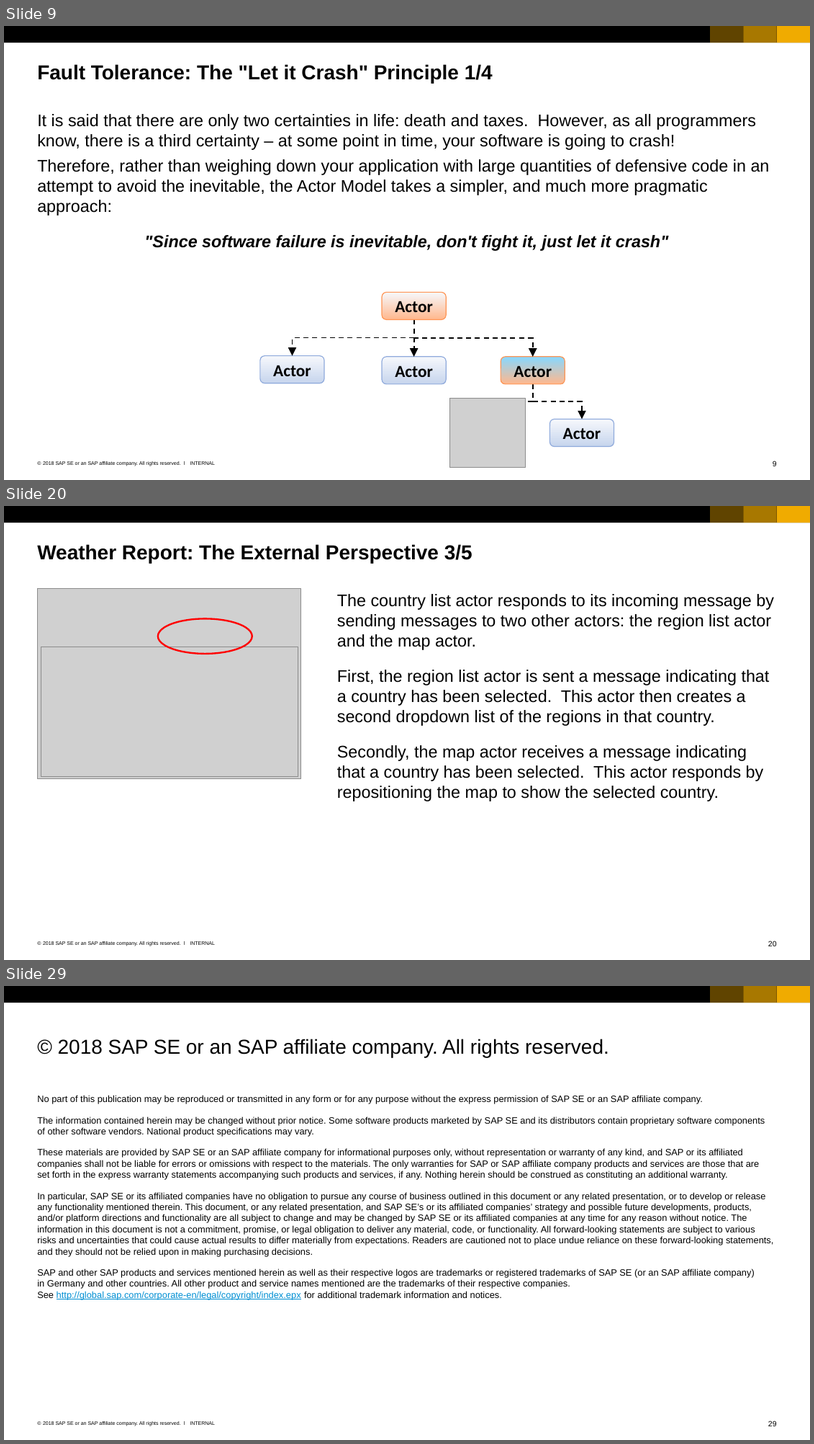
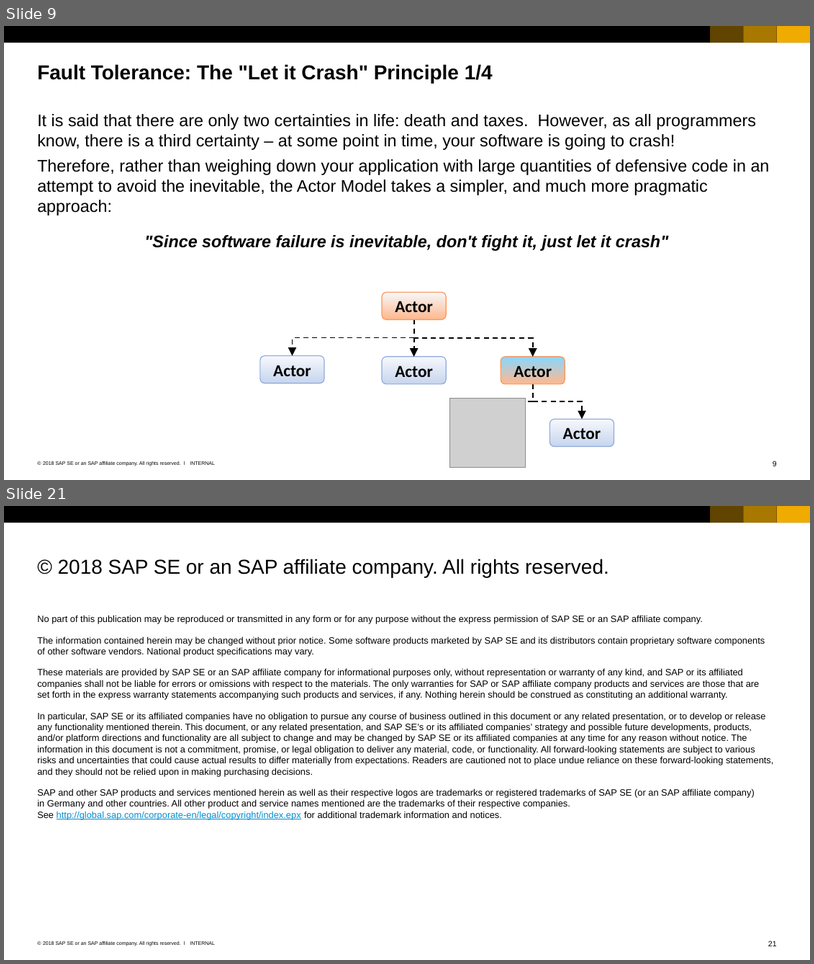
Before and after one commit to ChrisWhealy/WeatherDemo, a slide deck: documentation/Using the Actor Model.ppsx. Shown one above the other, each under a label of ours: slides 9, 20 and 29 before the commit, slides 9 and 21 after it; the slides between them are not shown. The pictures are 814x1444 and 814x964 pixels, drawn with LibreOffice and Linux fonts; fonts in the diff are those of the drawing; grey boxes stand for pictures. Boxes give left, top, right and bottom in pixels: in the first picture for what was removed or moved away, otherwise in the second. Text is boxed around its words. In the diff, an @@ line names an element or a change of style, - is before the commit and + after.

```diff
--- a/documentation/Using the Actor Model.ppsx
+++ b/documentation/Using the Actor Model.ppsx
@@ slide 20 removed at (4, 506, 810, 960), background #FFFFFF; not listed: 7 template elements that a slide beside it also shows @@
@@ title removed at (37, 544, 473, 563) @@
-Weather Report: The External Perspective 3/5
@@ picture removed at (37, 589, 301, 779) @@
@@ text removed at (337, 594, 774, 801) @@
-The country list actor responds to its incoming message by sending messages to two other actors: the region list actor and the map actor.
-First, the region list actor is sent a message indicating that a country has been selected. This actor then creates a second dropdown list of the regions in that country.
-Secondly, the map actor receives a message indicating that a country has been selected. This actor responds by repositioning the map to show the selected country.
@@ ellipse removed at (158, 618, 252, 654) @@
@@ picture removed at (41, 647, 298, 776) @@
@@ what was slide 29 is now slide 21 @@
@@ page number at (769, 940, 777, 946): text changed @@
-29
+21
```
Also in this commit, not shown: 12 slides changed, 7 other slides removed, 3 other files.
